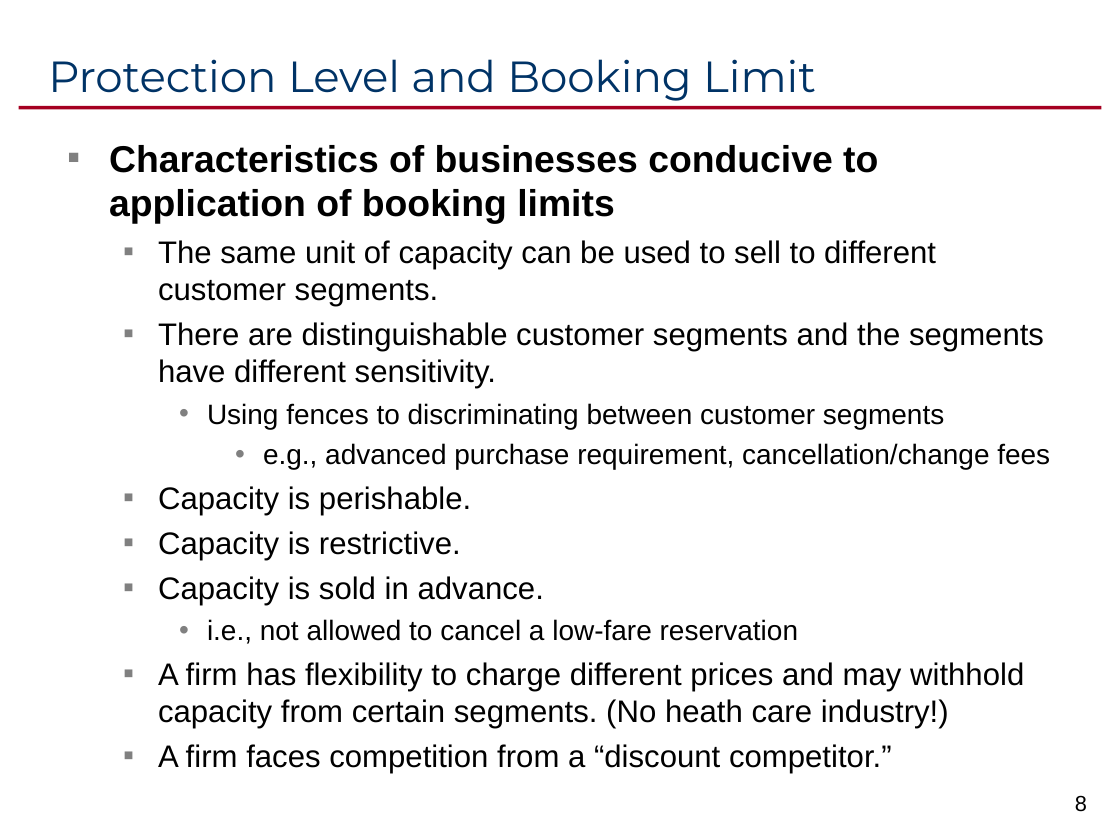
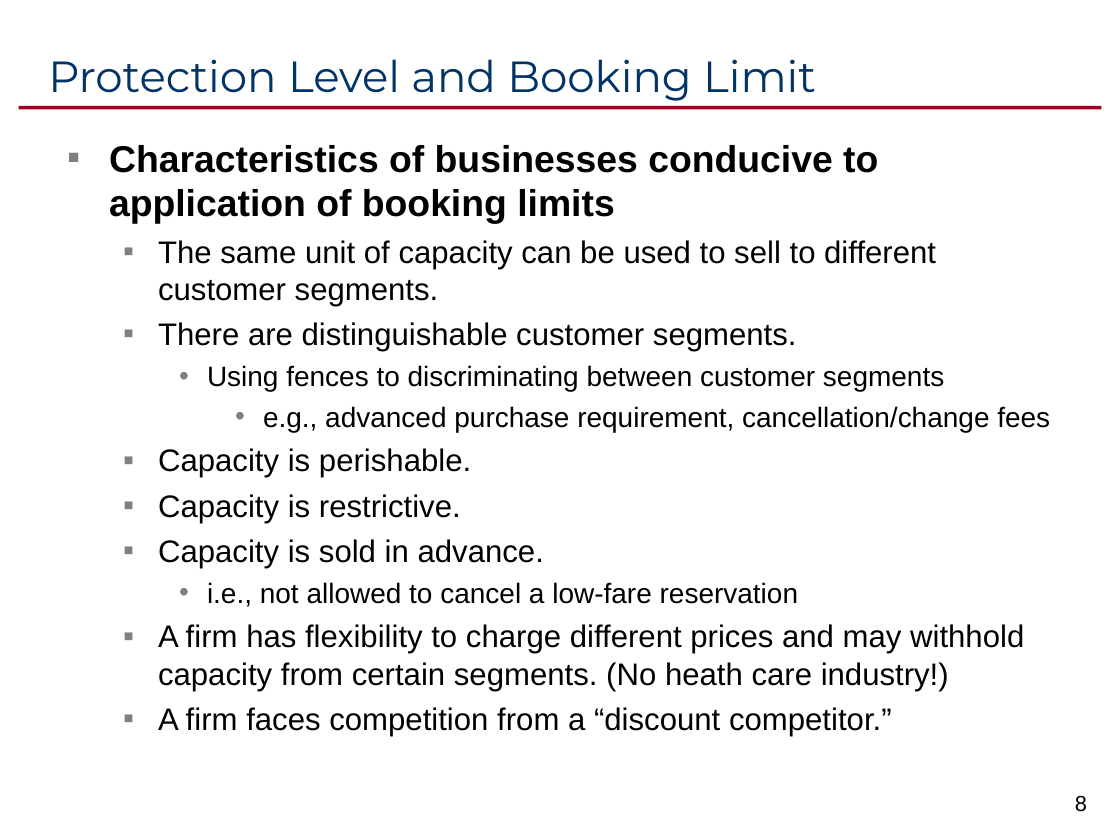
Before and after one commit to ikelab/courses, a slide deck: slide 8 of pm2016/c16.ppt. Drawn at 1120x840 pixels with LibreOffice and Linux fonts; fonts in the diff are those of the drawing. Boxes give left, top, right and bottom in pixels: in the first picture for what was removed or moved away, otherwise in the second. Text is boxed around its words. In the diff, an @@ line names an element or a change of style, - is before the commit and + after.

```diff
--- a/pm2016/c16.ppt
+++ b/pm2016/c16.ppt
@@ text at bbox=[158, 322, 797, 351]: text changed @@
-  ▪ There are distinguishable customer segments and the segments have different sensitivity.
+  ▪ There are distinguishable customer segments.
```
Also in this commit, not shown: 2 other slides changed, 1 other file.
